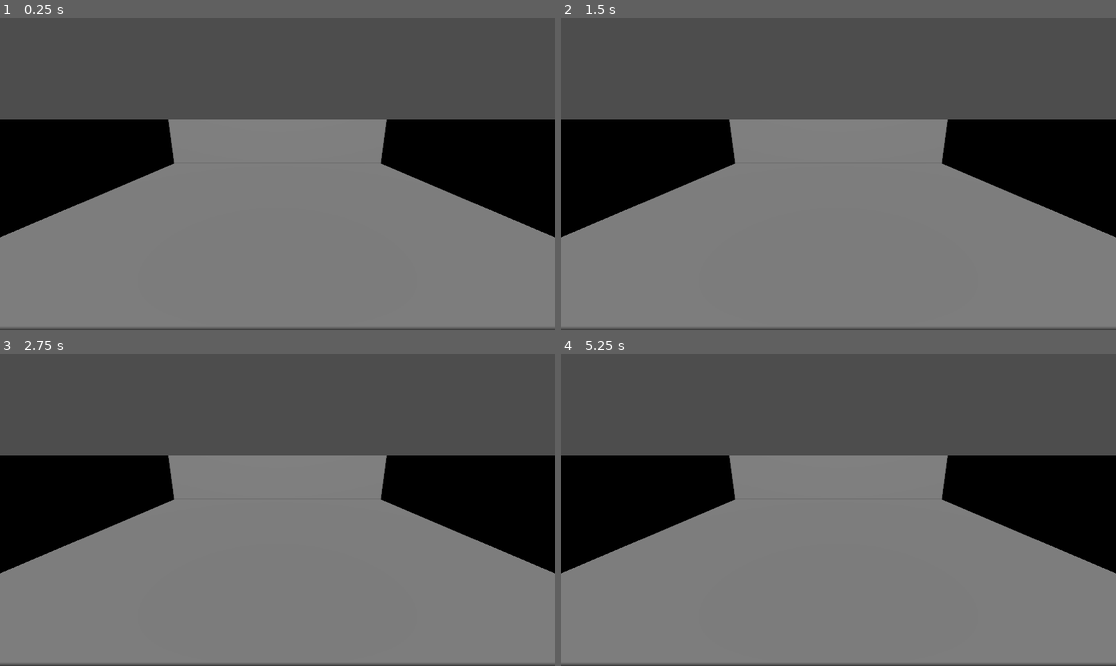
Above: before the commit, frames 1-4 (two rows, left to right).
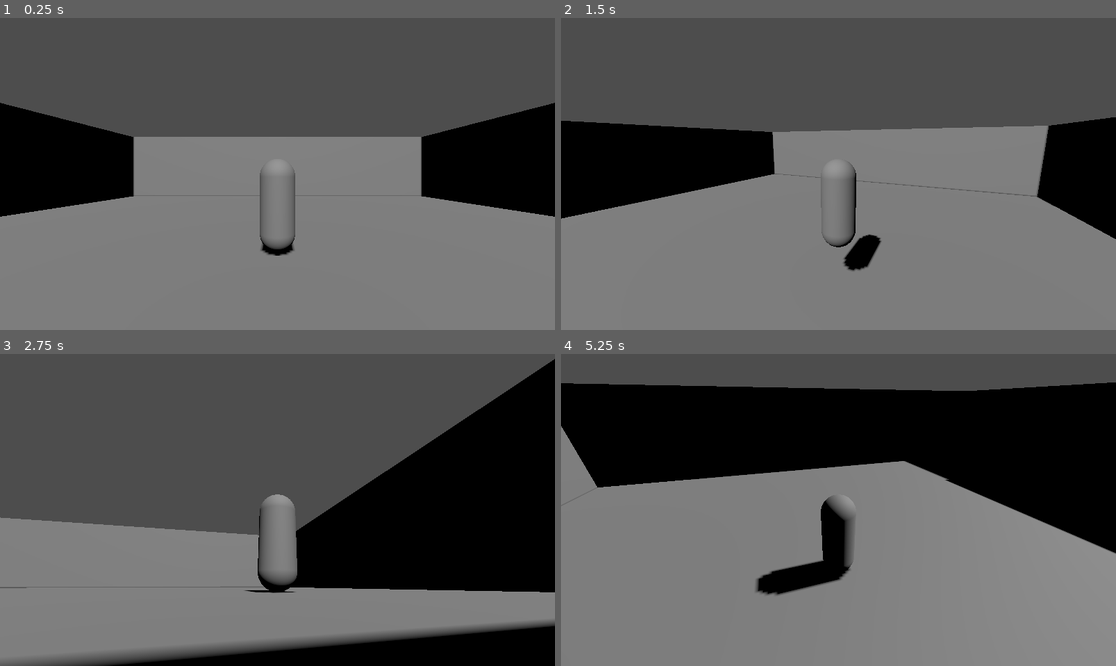
Above: after the commit, the same moments.

Repository: markandeyay/the-odyssey
Game: Godot game, scene res://scenes/test/systems_sandbox.tscn
Two runs of this game, one before a commit and one after it. Both use one fixed random seed, a clock stepped at 60 frames per second and the inputs below. The project has no main scene, so this scene is started directly.
Inputs (mouse positions are in pixels of both pictures, inside the frame that each line leads up to):
- Up to frame 1 (0.25 s): no input
- Up to frame 2 (1.5 s): tap Enter at 0.5 s; move the mouse to (960, 158) at 0.52 s; hold D (move_right) 0.53-1.25 s; tap Ctrl (crouch) at 0.6 s; click (960, 158) at 0.67 s; tap Space (glide) at 0.8 s; drag from (727, 189) to (810, 236) at 1.27 s
- Up to frame 3 (2.75 s): move the mouse to (333, 441) at 2.02 s; hold D (move_right) from 2.03 s (still down); hold Shift (sprint) from 2.03 s (still down); click (333, 441) at 2.17 s; tap Ctrl (crouch) at 2.3 s
- Up to frame 4 (5.25 s): release D (move_right) at 2.75 s; release Shift (sprint) at 2.75 s; drag from (810, 572) to (672, 463) at 2.77 s; tap Space (glide) at 3.5 s; move the mouse to (1005, 556) at 3.52 s; hold A (move_left) 3.53-4.25 s; hold Shift (sprint) 3.53-4.25 s; tap Q (drop) at 3.6 s; click (1005, 556) at 3.67 s; tap Escape (ui_cancel) at 4.15 s; drag from (672, 463) to (755, 432) at 4.27 s; tap Enter at 5 s; move the mouse to (866, 510) at 5.02 s; hold S (move_back) from 5.03 s (still down); tap 1 (hotbar_1) at 5.1 s; click (866, 510) at 5.17 s

The runs differ from the first frame. In frame 1, 8.4% of the frame differs, in the area x 0-100%, y 27-100%; in frame 2, 9.6%; in frame 3, 38%, in the area x 0-100%, y 1-100%; in frame 4, 35%.

Commit message:
M2: third-person player controller
- player.gd (CharacterBody3D): run/sprint/crouch/jump/fall/land, coyote
  time, jump buffer, ceiling-checked stand, code-driven locomotion, no
  stamina. Layer 2, collides world|climbable|carryable.
- camera_rig.gd: yaw/pitch rig, SpringArm3D camera collision, mouse +
  right-stick look.
- player_animator.gd: convention-named clips, no-ops without a mesh.
- Character contract (ARCHITECTURE 16): mesh via exported PackedScene,
  capsule fallback until WORLD ships a placeholder, Socket_* lookup,
  root motion off.
- systems_sandbox.tscn now instances the player.

Claude-Session: https://claude.ai/code/session_017yGamfMv6GmpgJsDfDsWAs

Diff:
--- /dev/null
+++ b/scenes/player/player.tscn
@@ -0,0 +1,55 @@
+[gd_scene load_steps=7 format=3]
+
+[ext_resource type="Script" path="res://src/player/player.gd" id="1_player"]
+[ext_resource type="Script" path="res://src/player/camera_rig.gd" id="2_camrig"]
+[ext_resource type="Script" path="res://src/player/player_animator.gd" id="3_anim"]
+
+[sub_resource type="CapsuleShape3D" id="CapsuleShape3D_body"]
+radius = 0.35
+height = 1.8
+
+[sub_resource type="CapsuleMesh" id="CapsuleMesh_fallback"]
+radius = 0.35
+height = 1.8
+
+[sub_resource type="SphereShape3D" id="SphereShape3D_ceiling"]
+radius = 0.3
+
+[node name="Player" type="CharacterBody3D"]
+collision_layer = 2
+collision_mask = 13
+script = ExtResource("1_player")
+
+[node name="Collider" type="CollisionShape3D" parent="."]
+transform = Transform3D(1, 0, 0, 0, 1, 0, 0, 0, 1, 0, 0.9, 0)
+shape = SubResource("CapsuleShape3D_body")
+
+[node name="Visual" type="Node3D" parent="."]
+
+[node name="FallbackCapsule" type="MeshInstance3D" parent="Visual"]
+transform = Transform3D(1, 0, 0, 0, 1, 0, 0, 0, 1, 0, 0.9, 0)
+mesh = SubResource("CapsuleMesh_fallback")
+
+[node name="Animator" type="Node" parent="."]
+script = ExtResource("3_anim")
+
+[node name="CeilingCheck" type="ShapeCast3D" parent="."]
+transform = Transform3D(1, 0, 0, 0, 1, 0, 0, 0, 1, 0, 1.05, 0)
+enabled = false
+shape = SubResource("SphereShape3D_ceiling")
+target_position = Vector3(0, 0.6, 0)
+collision_mask = 13
+
+[node name="CameraRig" type="Node3D" parent="."]
+transform = Transform3D(1, 0, 0, 0, 1, 0, 0, 0, 1, 0, 1.5, 0)
+script = ExtResource("2_camrig")
+
+[node name="Pitch" type="Node3D" parent="CameraRig"]
+
+[node name="SpringArm3D" type="SpringArm3D" parent="CameraRig/Pitch"]
+collision_mask = 1
+spring_length = 4.0
+margin = 0.2
+
+[node name="Camera3D" type="Camera3D" parent="CameraRig/Pitch/SpringArm3D"]
+current = true
--- a/scenes/test/systems_sandbox.tscn
+++ b/scenes/test/systems_sandbox.tscn
@@ -1,4 +1,6 @@
-[gd_scene load_steps=5 format=3]
+[gd_scene load_steps=6 format=3]
+
+[ext_resource type="PackedScene" path="res://scenes/player/player.tscn" id="1_player"]
 
 [sub_resource type="BoxShape3D" id="BoxShape3D_floor"]
 size = Vector3(20, 1, 20)
@@ -63,6 +65,5 @@
 transform = Transform3D(1, 0, 0, 0, 0.707107, 0.707107, 0, -0.707107, 0.707107, 0, 8, 0)
 shadow_enabled = true
 
-[node name="Camera3D" type="Camera3D" parent="."]
-transform = Transform3D(1, 0, 0, 0, 0.965926, 0.258819, 0, -0.258819, 0.965926, 0, 4, 9)
-current = true
+[node name="Player" parent="." instance=ExtResource("1_player")]
+transform = Transform3D(1, 0, 0, 0, 1, 0, 0, 0, 1, 0, 0.1, 0)
--- /dev/null
+++ b/src/player/camera_rig.gd
@@ -0,0 +1,47 @@
+class_name CameraRig
+extends Node3D
+## Third-person camera rig: yaw on this node, pitch on a child, and a
+## SpringArm3D that collides with the world so the camera never clips.
+## Mouse look plus right-stick look. The player body never yaw-rotates;
+## the visual turns toward movement and this rig turns with the player's eye.
+
+@export var mouse_sensitivity: float = 0.0025
+@export var gamepad_look_speed: float = 2.5
+@export_range(-89.0, 0.0) var pitch_min_degrees: float = -70.0
+@export_range(0.0, 89.0) var pitch_max_degrees: float = 60.0
+
+@onready var _pitch: Node3D = $Pitch
+
+
+func _ready() -> void:
+	Input.mouse_mode = Input.MOUSE_MODE_CAPTURED
+
+
+func _unhandled_input(event: InputEvent) -> void:
+	if event is InputEventMouseMotion and Input.mouse_mode == Input.MOUSE_MODE_CAPTURED:
+		_apply_look((event as InputEventMouseMotion).relative * mouse_sensitivity)
+	elif event.is_action_pressed(&"ui_cancel"):
+		Input.mouse_mode = Input.MOUSE_MODE_VISIBLE
+	elif event is InputEventMouseButton and (event as InputEventMouseButton).pressed \
+			and Input.mouse_mode != Input.MOUSE_MODE_CAPTURED:
+		Input.mouse_mode = Input.MOUSE_MODE_CAPTURED
+
+
+func _process(delta: float) -> void:
+	var look: Vector2 = Input.get_vector(&"look_left", &"look_right", &"look_up", &"look_down")
+	if look != Vector2.ZERO:
+		_apply_look(look * gamepad_look_speed * delta)
+
+
+## Movement input is projected through this so "forward" means camera-forward.
+func yaw_basis() -> Basis:
+	return Basis(Vector3.UP, rotation.y)
+
+
+func _apply_look(amount: Vector2) -> void:
+	rotation.y -= amount.x
+	_pitch.rotation.x = clampf(
+		_pitch.rotation.x - amount.y,
+		deg_to_rad(pitch_min_degrees),
+		deg_to_rad(pitch_max_degrees)
+	)
--- /dev/null
+++ b/src/player/player.gd
@@ -0,0 +1,199 @@
+class_name Player
+extends CharacterBody3D
+## Nau's third-person locomotion (M2): run, walk, jump, crouch, fall, land,
+## with coyote time and jump buffering. No stamina, ever (ARCHITECTURE §2).
+## Locomotion is code-driven and root motion is off. The character mesh
+## mounts through an exported PackedScene per the character contract (§16);
+## until WORLD delivers a placeholder, the capsule fallback stays visible.
+
+signal landed(impact_speed: float)
+signal crouch_changed(is_crouching: bool)
+
+const SOCKET_NAMES: Array[StringName] = [
+	&"Socket_RightHand", &"Socket_LeftHand", &"Socket_Back", &"Socket_Hip",
+]
+
+@export_group("Speeds")
+@export var run_speed: float = 5.0
+@export var sprint_speed: float = 7.0
+@export var crouch_speed: float = 2.0
+## Below this fraction of run speed the animator reads "walk".
+@export var walk_threshold: float = 0.6
+
+@export_group("Acceleration")
+@export var ground_acceleration: float = 14.0
+@export var air_acceleration: float = 4.0
+@export var turn_speed: float = 12.0
+
+@export_group("Jumping")
+@export var jump_velocity: float = 4.8
+@export var coyote_time: float = 0.12
+@export var jump_buffer_time: float = 0.12
+
+@export_group("Crouch")
+@export var stand_height: float = 1.8
+@export var crouch_height: float = 1.2
+
+@export_group("Character contract")
+## The mounted character scene (ARCHITECTURE §16). Never a hardcoded path.
+@export var mesh_scene: PackedScene
+
+var is_crouching: bool = false
+
+var _gravity: float = float(ProjectSettings.get_setting("physics/3d/default_gravity"))
+var _coyote_timer: float = 0.0
+var _jump_buffer_timer: float = 0.0
+var _airborne_velocity_y: float = 0.0
+var _was_on_floor: bool = true
+var _skeleton: Skeleton3D = null
+var _sockets: Dictionary = {}
+
+@onready var _collider: CollisionShape3D = $Collider
+@onready var _visual: Node3D = $Visual
+@onready var _fallback_capsule: MeshInstance3D = $Visual/FallbackCapsule
+@onready var _ceiling_check: ShapeCast3D = $CeilingCheck
+@onready var _camera_rig: CameraRig = $CameraRig
+@onready var _animator: PlayerAnimator = $Animator
+
+
+func _ready() -> void:
+	# Sub-resources are shared between instances; crouch resizes the capsule.
+	_collider.shape = _collider.shape.duplicate()
+	_mount_mesh()
+
+
+func _physics_process(delta: float) -> void:
+	var on_floor: bool = is_on_floor()
+	_update_timers(on_floor, delta)
+	_handle_crouch_input()
+
+	if not on_floor:
+		velocity.y -= _gravity * delta
+		_airborne_velocity_y = velocity.y
+
+	_handle_jump(on_floor)
+	_apply_horizontal_movement(on_floor, delta)
+
+	move_and_slide()
+	_detect_landing()
+	_update_animator()
+
+
+## Carry (M4) and the glider (M13) attach through these, never through bones.
+func get_socket(socket_name: StringName) -> Node3D:
+	return _sockets.get(socket_name, null)
+
+
+## Returns false when standing up is blocked by a ceiling.
+func set_crouching(value: bool) -> bool:
+	if value == is_crouching:
+		return true
+	if not value and _is_ceiling_blocked():
+		return false
+	is_crouching = value
+	var capsule: CapsuleShape3D = _collider.shape as CapsuleShape3D
+	capsule.height = crouch_height if value else stand_height
+	_collider.position.y = capsule.height * 0.5
+	crouch_changed.emit(is_crouching)
+	return true
+
+
+func _update_timers(on_floor: bool, delta: float) -> void:
+	if on_floor:
+		_coyote_timer = coyote_time
+	else:
+		_coyote_timer = maxf(0.0, _coyote_timer - delta)
+	if Input.is_action_just_pressed(&"jump"):
+		_jump_buffer_timer = jump_buffer_time
+	else:
+		_jump_buffer_timer = maxf(0.0, _jump_buffer_timer - delta)
+
+
+func _handle_crouch_input() -> void:
+	if Input.is_action_just_pressed(&"crouch"):
+		set_crouching(not is_crouching)
+
+
+func _handle_jump(on_floor: bool) -> void:
+	if _jump_buffer_timer <= 0.0:
+		return
+	if not on_floor and _coyote_timer <= 0.0:
+		return
+	if is_crouching and not set_crouching(false):
+		return
+	velocity.y = jump_velocity
+	_jump_buffer_timer = 0.0
+	_coyote_timer = 0.0
+
+
+func _apply_horizontal_movement(on_floor: bool, delta: float) -> void:
+	var input: Vector2 = Input.get_vector(&"move_left", &"move_right", &"move_forward", &"move_back")
+	var direction: Vector3 = _camera_rig.yaw_basis() * Vector3(input.x, 0.0, input.y)
+	var target: Vector3 = direction * _current_speed()
+	var acceleration: float = ground_acceleration if on_floor else air_acceleration
+	var flat: Vector3 = Vector3(velocity.x, 0.0, velocity.z)
+	flat = flat.lerp(target, 1.0 - exp(-acceleration * delta))
+	velocity.x = flat.x
+	velocity.z = flat.z
+	if direction.length_squared() > 0.01:
+		var target_yaw: float = atan2(-direction.x, -direction.z)
+		_visual.rotation.y = lerp_angle(_visual.rotation.y, target_yaw, 1.0 - exp(-turn_speed * delta))
+
+
+func _detect_landing() -> void:
+	var on_floor: bool = is_on_floor()
+	if on_floor and not _was_on_floor:
+		landed.emit(maxf(0.0, -_airborne_velocity_y))
+		_animator.play_landed()
+	_was_on_floor = on_floor
+
+
+func _update_animator() -> void:
+	var flat_speed: float = Vector2(velocity.x, velocity.z).length()
+	var state: StringName
+	if not is_on_floor():
+		state = &"jump" if velocity.y > 0.0 else &"fall"
+	elif is_crouching:
+		state = &"crouch_walk" if flat_speed > 0.5 else &"crouch_idle"
+	elif flat_speed <= 0.5:
+		state = &"idle"
+	elif flat_speed > run_speed + 0.5:
+		state = &"sprint"
+	elif flat_speed < run_speed * walk_threshold:
+		state = &"walk"
+	else:
+		state = &"run"
+	_animator.set_locomotion(state)
+
+
+func _current_speed() -> float:
+	if is_crouching:
+		return crouch_speed
+	if Input.is_action_pressed(&"sprint"):
+		return sprint_speed
+	return run_speed
+
+
+func _is_ceiling_blocked() -> bool:
+	_ceiling_check.force_shapecast_update()
+	return _ceiling_check.is_colliding()
+
+
+func _mount_mesh() -> void:
+	if mesh_scene == null:
+		return
+	var instance: Node = mesh_scene.instantiate()
+	_visual.add_child(instance)
+	_fallback_capsule.visible = false
+	var skeletons: Array[Node] = instance.find_children("*", "Skeleton3D", true, false)
+	if skeletons.size() > 0:
+		_skeleton = skeletons[0] as Skeleton3D
+	else:
+		push_warning("Player: mounted mesh has no Skeleton3D (character contract, ARCHITECTURE §16)")
+	for socket_name: StringName in SOCKET_NAMES:
+		var socket: Node3D = instance.find_child(String(socket_name), true, false) as Node3D
+		if socket == null:
+			push_warning("Player: mounted mesh is missing %s (character contract, ARCHITECTURE §16)" % socket_name)
+		else:
+			_sockets[socket_name] = socket
+	_animator.bind_to(instance)
--- /dev/null
+++ b/src/player/player_animator.gd
@@ -0,0 +1,45 @@
+class_name PlayerAnimator
+extends Node
+## Thin animation driver for whatever mesh the character contract mounts
+## (ARCHITECTURE §16). It addresses the mesh only through convention-named
+## clips on its AnimationPlayer and plays nothing that does not exist, so the
+## capsule fallback runs the exact same code path as a real rigged mesh.
+## Expected clip names (any subset): idle, walk, run, sprint, jump, fall,
+## land, crouch_idle, crouch_walk. Root motion is never used.
+
+const BLEND_TIME: float = 0.2
+const LAND_CLIP: StringName = &"land"
+
+var _anim_player: AnimationPlayer = null
+var _locomotion: StringName = &""
+
+
+func bind_to(mesh_root: Node) -> void:
+	var players: Array[Node] = mesh_root.find_children("*", "AnimationPlayer", true, false)
+	if players.is_empty():
+		push_warning("PlayerAnimator: mounted mesh has no AnimationPlayer")
+		return
+	_anim_player = players[0] as AnimationPlayer
+	_anim_player.animation_finished.connect(_on_animation_finished)
+
+
+func set_locomotion(state: StringName) -> void:
+	if state == _locomotion:
+		return
+	_locomotion = state
+	_play(state)
+
+
+func play_landed() -> void:
+	_play(LAND_CLIP)
+
+
+func _play(clip: StringName) -> void:
+	if _anim_player != null and _anim_player.has_animation(clip):
+		_anim_player.play(clip, BLEND_TIME)
+
+
+func _on_animation_finished(anim_name: StringName) -> void:
+	# One-shots (land) hand control back to the current locomotion clip.
+	if anim_name == LAND_CLIP:
+		_play(_locomotion)
Not shown, added: src/player/camera_rig.gd.uid
Not shown, added: src/player/player.gd.uid
Not shown, added: src/player/player_animator.gd.uid
